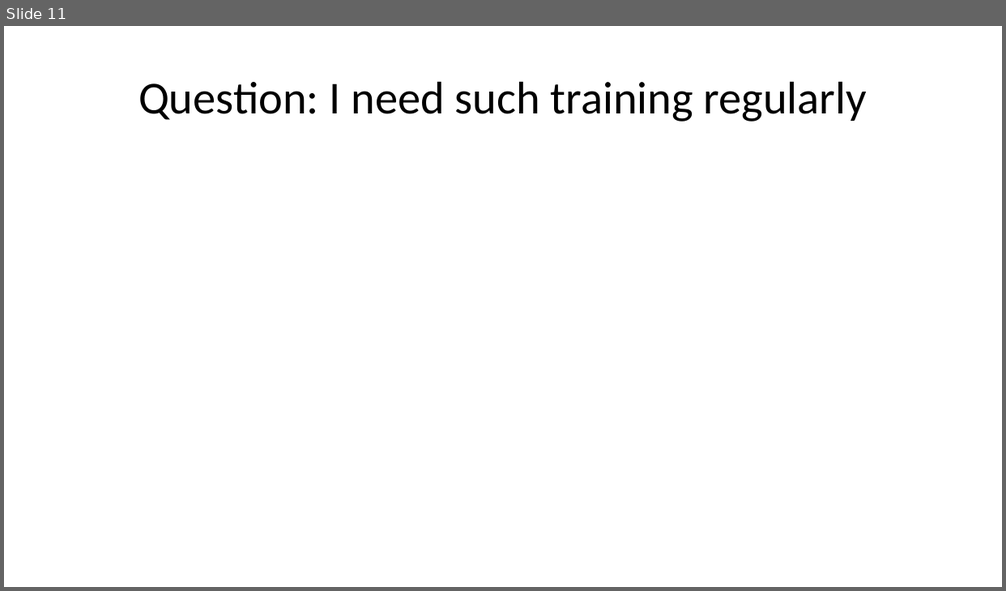
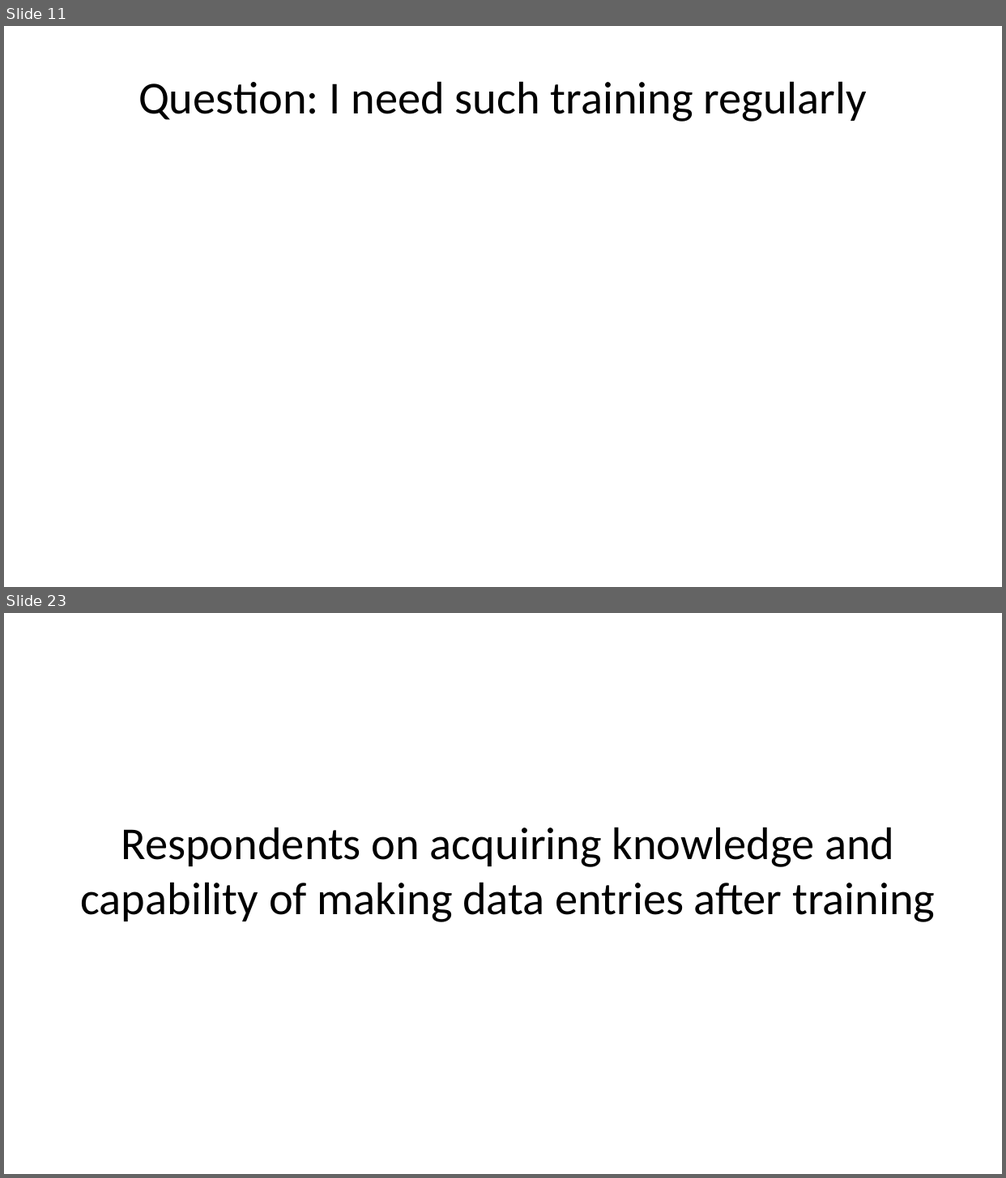
Before and after one commit to Harry6234/Data-Analyis-on-Refresher-Training, a slide deck: data_report.pptx. Shown one above the other, each under a label of ours: slide 11 before the commit, slides 11 and 23 after it; the slides between them are not shown. The pictures are 1006x591 and 1006x1178 pixels, drawn with LibreOffice and Linux fonts; fonts in the diff are those of the drawing. Boxes give left, top, right and bottom in pixels: in the first picture for what was removed or moved away, otherwise in the second. Text is boxed around its words. In the diff, an @@ line names an element or a change of style, - is before the commit and + after.

```diff
--- a/data_report.pptx
+++ b/data_report.pptx
@@ slide 23 added at [4,613,1002,1174], background #FFFFFF @@
@@ title added at [80,827,935,922], 33 pt, text #000000 @@
+Respondents on acquiring knowledge and capability of making data entries after training
```
Also in this commit, not shown: 5 slides changed, 18 other slides added, 4 slides removed, 2 other files.
